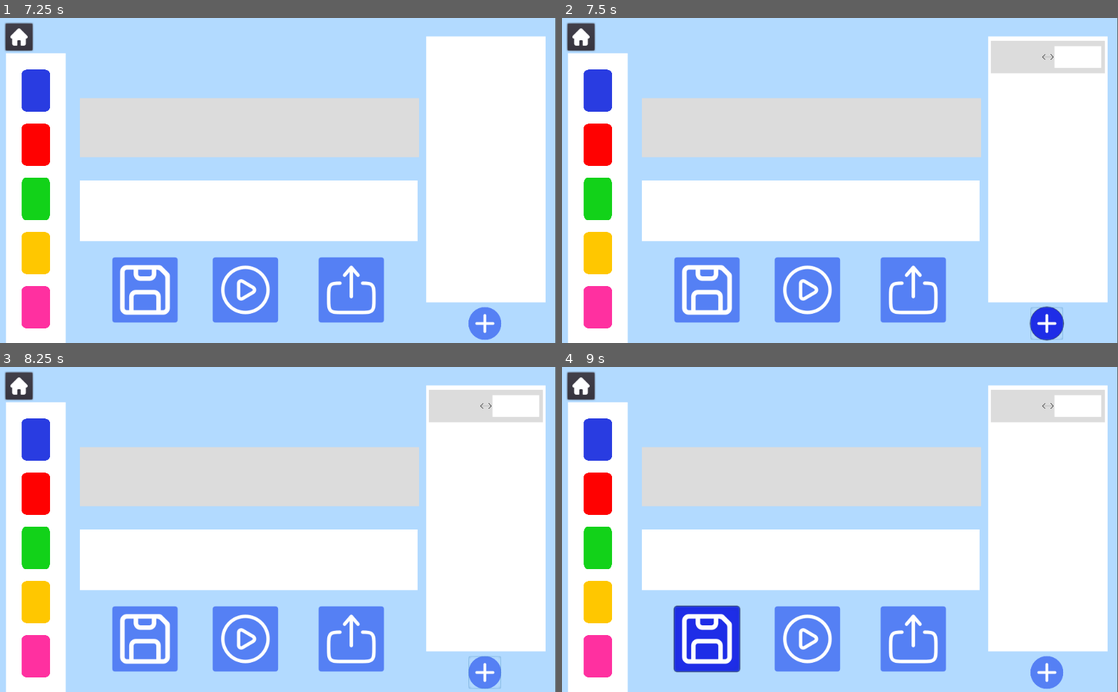
Above: before the commit, frames 1-4 (two rows, left to right).
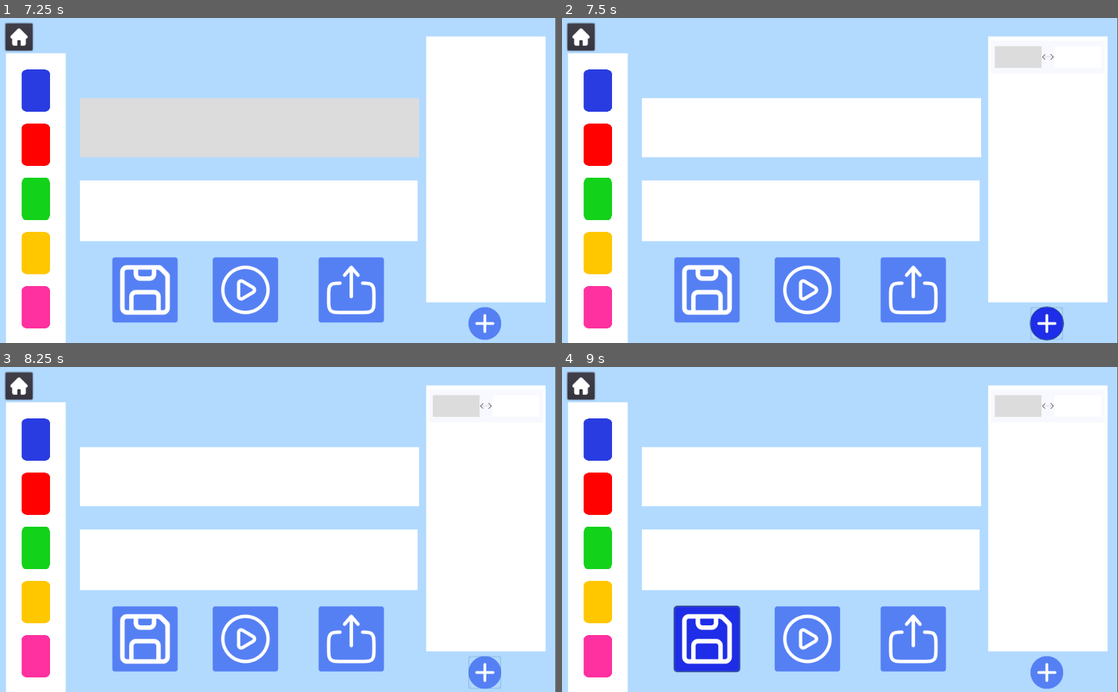
Above: after the commit, the same moments.

Repository: Pertatis/ProjetDomino
Game: Godot game, scene res://Scenes/Menus/MainMenu.tscn
Two runs of this game, one before a commit and one after it. Both use one fixed random seed, a clock stepped at 60 frames per second and the inputs below.
Inputs (mouse positions are in pixels of both pictures, inside the frame that each line leads up to):
- Up to frame 1 (7.25 s): click "Mode Résolution" at 0.5 s; click (483, 50) at 1.27 s; click (216, 252) at 2 s; click (483, 50) at 2.77 s; click (216, 252) at 3.5 s; click (483, 50) at 4.27 s; click (216, 252) at 5 s; click (27, 248) at 5.75 s; click "Mode Édition" at 6.5 s
- Up to frame 2 (7.5 s): click (1045, 323) at 7.25 s
- Up to frame 3 (8.25 s): click (483, 406) at 8 s
- Up to frame 4 (9 s): click (706, 640) at 8.75 s

Frame 1 is identical in both runs. In frame 2, 12% of the frame differs, in the area x 14-98%, y 7-43%; in frame 3, 12%; in frame 4, 12%.

Commit message:
improved domino selection, focus rule after creation, can apply rule in middle, added history counting logic

Diff:
--- a/Scenes/Edition.gd
+++ b/Scenes/Edition.gd
@@ -151,8 +151,9 @@
 		instance_regle.connect("regle_activer",self,"regle_activer_handle")
 		instance_regle.connect("regle_supprimer",self,"regle_supprimer_handle")
 		instance_regle.connect("regle_supp_domino",self,"regle_supp_domino_handle")
+		$"%PanelRegles".add_child(instance_regle)
+		regle_activer_handle($"%PanelRegles".get_child_count())
 		instance_regle.activer_focus()
-		$"%PanelRegles".add_child(instance_regle)
 
 # --------- Signal handlers remove rule focus ---------
 func _on_Fond_base_activer(index_regle):
@@ -277,8 +278,6 @@
 		for i in range(id, parent.get_child_count()):
 			parent.get_child(i).position.x -= adjust_distance
 
-
-
 func regle_supp_domino_handle(index):
 	_propagate_event_regle($"%PanelRegles".get_child(index))
 
@@ -287,6 +286,7 @@
 	$"%PanelRegles".remove_child($"%PanelRegles".get_child(index))
 	for i in range(index, $"%PanelRegles".get_child_count()):
 		$"%PanelRegles".get_child(i).position.y -= 60
+
 
 # --------- Helper functions ---------
 func regle_activer_handle(index):
--- /dev/null
+++ b/Scenes/Numero.tscn
@@ -0,0 +1,7 @@
+[gd_scene format=2]
+
+[node name="Numero" type="Node2D"]
+
+[node name="Num" type="Button" parent="."]
+margin_right = 60.0
+margin_bottom = 60.0
--- a/Scenes/Resolution.gd
+++ b/Scenes/Resolution.gd
@@ -1,6 +1,7 @@
 extends Node2D
 
 var regle_inst:PackedScene = preload("res://Scenes/Règle.tscn")
+var numero_inst:PackedScene = preload("res://Scenes/Numero.tscn")
 
 const distance_domino = 47
 
@@ -9,6 +10,7 @@
 var objectif:Array
 var regles:Array
 var test
+var compteur_historique: int = 0
 
 var selected_dominos:Array
 var selected_dominos_type:Array
@@ -23,6 +25,7 @@
 	regles = test["Reg"].duplicate()
 	var instance
 	supprimer_tout()
+	compteur_historique = 0
 	#Ajoute la base
 	for domino in test["Base"]:
 		instance = Global.get_domino(self,domino)
@@ -41,6 +44,8 @@
 	for regle in test["Reg"]:
 		#Instancie la scène de la regle (signaux + position)
 		var instance_regle = regle_inst.instance()
+		var button = instance_regle.get_node("SupprimerRegle")
+		button.queue_free()
 		instance_regle.disconnect_signals()
 		instance_regle.connect("regle_clicked",self,"click_on_regle")
 #		instance.disconnect("gui_input",instance,"_on_ColorRect_gui_input")
@@ -76,7 +81,6 @@
 			$"%HistoriqueFond".rect_min_size -= Vector2(0, 60)
 
 
-
 func supprimer_tout():
 	#Supprime les dominos existants
 	for child in $Background/Base.get_children():
@@ -104,9 +108,14 @@
 		if id == selected_dominos[0] or id == selected_dominos[selected_dominos.size() - 1]:
 			selected_dominos.erase(id)
 		else:
+			# supprimer debut -> id
+			if (id - selected_dominos[0] <= int(selected_dominos.size() / 2) - 1):
+				for i in range(selected_dominos[0], id + 1):
+					selected_dominos.erase(i)
 			# supprimer de id -> fin
-			for i in range(id,selected_dominos[selected_dominos.size() - 1] + 1):
-				selected_dominos.erase(i)
+			else :
+				for i in range(id, selected_dominos[selected_dominos.size() - 1] + 1):
+					selected_dominos.erase(i)
 
 	selected_dominos.sort()
 
@@ -127,7 +136,6 @@
 			light_up_regle(regles.find(regle))
 		else:
 			darken_regle(regles.find(regle))
-
 
 func light_up_regle(number):
 	var regle = $Background/PaletteRegles.get_children()[number + 1]
@@ -211,15 +219,28 @@
 	base = Global.remove_whitespace(base)
 
 func add_element_to_history(_array):
+	compteur_historique += 1
 	var instance_regle = regle_inst.instance()
-	instance_regle.position = $"%HistoriquePoint".position + (Vector2.DOWN * 60 * ($"%HistoriqueFond".get_child_count() - 1))
+	instance_regle.position = $"%HistoriquePoint".position + (Vector2.DOWN * 60 * ($"%HistoriqueFond".get_child_count() - 1)) + (Vector2.RIGHT * 60)
 	instance_regle.get_children()[1].mouse_default_cursor_shape = 2
 	instance_regle.activer_focus()
 	$"%HistoriqueFond".add_child(instance_regle)
+
+	# --- TO FIX ---
+#	var instance_numero = numero_inst.instance()
+#	instance_numero.position = $"%HistoriquePoint".position + (Vector2.DOWN * 60 * ($"%HistoriqueFond".get_child_count() - 1))
+#	var button = instance_numero.get_node("Num")
+#	button.text = str(compteur_historique)
+#	print('the number is ', button.text)
+#	$"%HistoriqueFond".add_child(button)
+	# ---------------
+
 	# changement gui
 	$"%HistoriqueFond".rect_min_size += Vector2(0, 60)
 	yield(get_tree(), "idle_frame")
 	$"%ScrollContainer".scroll_vertical = $"%ScrollContainer".get_v_scrollbar().max_value
+	print(compteur_historique)
+
 
 func _on_Reinitialiser_pressed():
 	creer_niveau()
@@ -240,7 +261,6 @@
 			else:
 				element.scale = Vector2(0.8,0.8)
 
-
 func _on_Menu_pressed():
 	var error = get_tree().change_scene("res://Scenes/Menus/MainMenu.tscn")
 	if error != OK :
--- a/Scenes/Resolution.tscn
+++ b/Scenes/Resolution.tscn
@@ -86,7 +86,7 @@
 
 [node name="HistoriquePoint" type="Position2D" parent="Background/Historique/ScrollContainer/HistoriqueFond"]
 unique_name_in_owner = true
-position = Vector2( 11, 2 )
+position = Vector2( 10, 2 )
 
 [node name="Objectif" type="Panel" parent="Background"]
 margin_left = 30.0
--- a/Scenes/Règle.gd
+++ b/Scenes/Règle.gd
@@ -60,5 +60,10 @@
 		emit_signal("regle_clicked",get_index())
 
 func activer_focus():
-	$"%ColorRect".color = Color.gainsboro
+	regle = true
+	gauche = true
+	droite = false
 	$"%Gauche".color = Color.gainsboro
+	$"%Droite".color = Color.white
+	$"%ColorRect".color = Color.ghostwhite
+	emit_signal("regle_activer",get_index())
